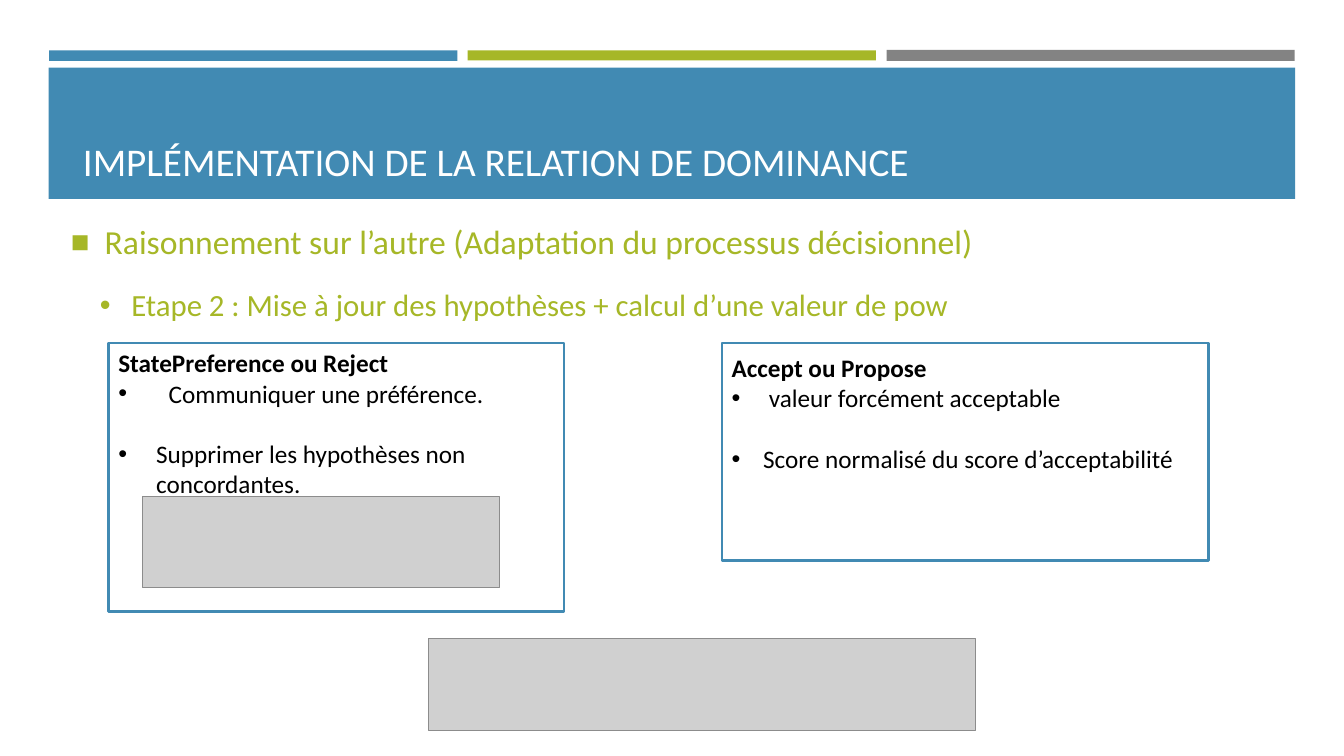
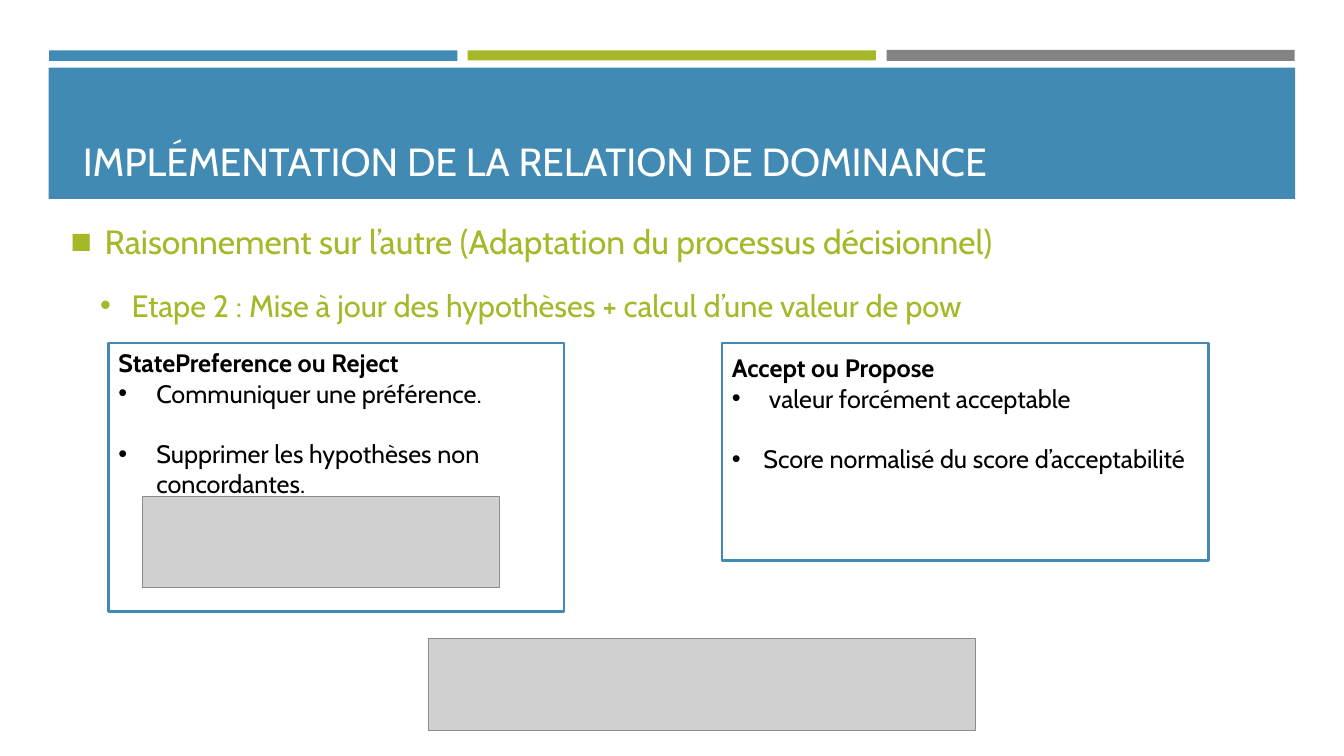
Before and after one commit to Olydia/Discolog, a slide deck: slide 13 of papers/Presentations/Seminaire_CPU/seminaire_13_12.pptx (slide 14 before the commit). Drawn at 1344x756 pixels with LibreOffice and Linux fonts; fonts in the diff are those of the drawing; grey boxes stand for pictures. Boxes give left, top, right and bottom in pixels: in the first picture for what was removed or moved away, otherwise in the second. Text is boxed around its words. In the diff, an @@ line names an element or a change of style, - is before the commit and + after.

```diff
--- a/papers/Presentations/Seminaire_CPU/seminaire_13_12.pptx
+++ b/papers/Presentations/Seminaire_CPU/seminaire_13_12.pptx
@@ title "IMPLÉMENTATION DE LA RELATION DE ..." at <box>83,142,987,177</box>: font Calibri to Cabin; indent changed @@
@@ text "Raisonnement sur l’autre (Adaptation du ..." at <box>105,228,992,262</box>: font Calibri to Cabin; bullet ■ to ◼; less space between paragraphs @@
@@ font Calibri to Cabin in 3 elements at <box>132,294,961,323</box>, <box>118,353,482,500</box>, <box>732,359,1185,474</box> @@
```
Also in this commit, not shown: 16 other slides changed, 1 slide added, 1 slide removed, 4 other files.
